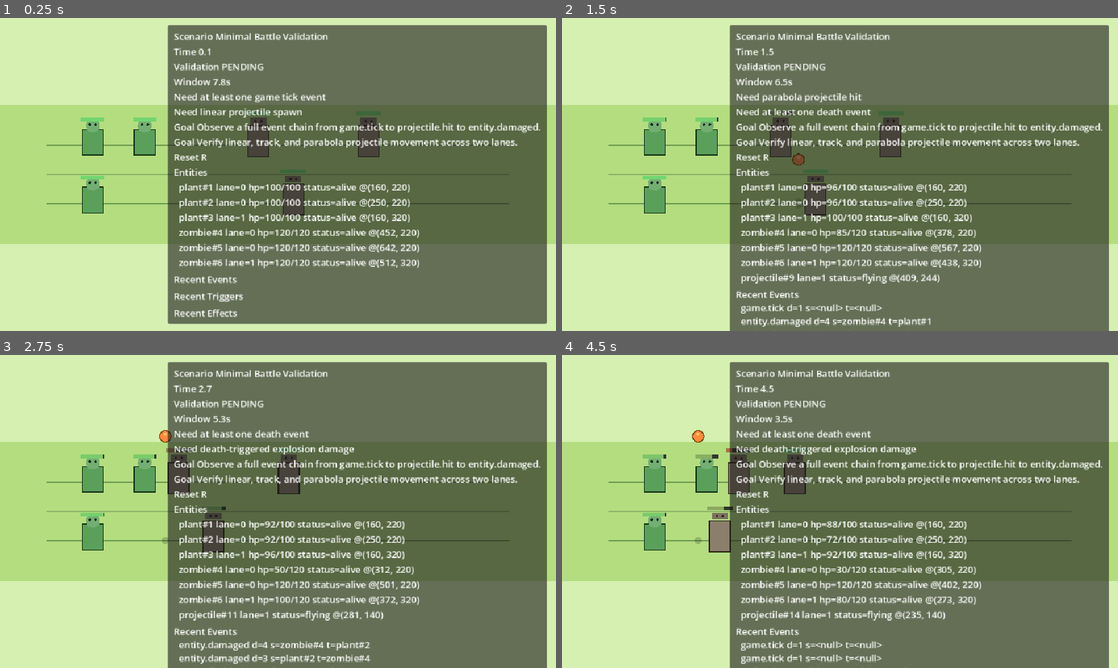
Above: before the commit, frames 1-4 (two rows, left to right).
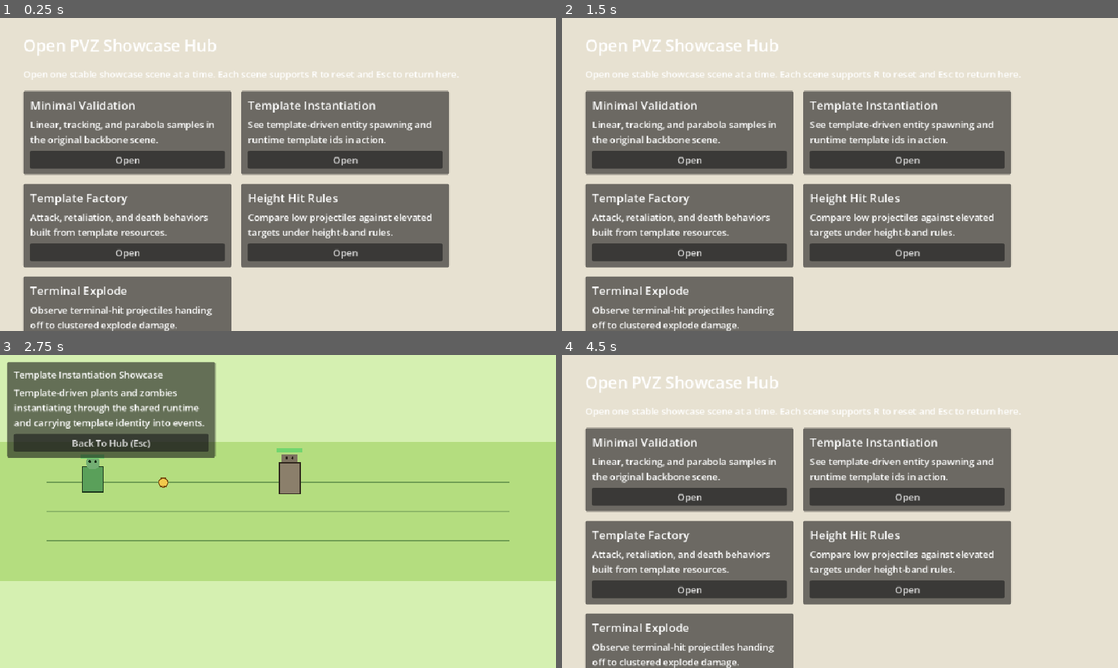
Above: after the commit, the same moments.

Repository: Abgetrennter/open_pvz
Game: Godot game, scene res://scenes/main/main.tscn
The game is run twice, just before and just after one commit, with the same random seed, the same clock (stepped at 60 frames per second) and the same inputs. Before the commit the project starts from res://scenes/validation/minimal_battle_validation.tscn.
Inputs (mouse positions are in pixels of both pictures, inside the frame that each line leads up to):
- Up to frame 1 (0.25 s): no input
- Up to frame 2 (1.5 s): click (689, 158) at 0.5 s, where only the run after the commit has a clickable "Open"; click (673, 105) at 1.25 s, where only the run after the commit has a clickable "Back To Hub (Esc)"
- Up to frame 3 (2.75 s): click (344, 495) at 2 s, where only the run after the commit has a clickable "Open"
- Up to frame 4 (4.5 s): click (673, 442) at 2.75 s, where only the run after the commit has a clickable "Back To Hub (Esc)"; click (689, 589) at 3.5 s, where only the run after the commit has a clickable "Open"; click (673, 458) at 4.25 s, where only the run after the commit has a clickable "Back To Hub (Esc)"

The runs differ from the first frame. In frame 1, 95% of the frame differs, in the area x 0-100%, y 0-100%; in frame 2, 95%; in frame 3, 75%; in frame 4, 95%.

Commit message:
Add showcase hub and entry scenes

Diff:
--- a/project.godot
+++ b/project.godot
@@ -11,7 +11,7 @@
 [application]
 
 config/name="Open PVZ"
-run/main_scene="res://scenes/validation/minimal_battle_validation.tscn"
+run/main_scene="res://scenes/main/main.tscn"
 config/features=PackedStringArray("4.6", "Mobile")
 config/icon="res://icon.svg"
 
--- a/scenes/main/main.tscn
+++ b/scenes/main/main.tscn
@@ -1,6 +1,12 @@
 [gd_scene load_steps=2 format=3]
 
-[ext_resource type="Script" path="res://scripts/battle/battle_manager.gd" id="1_battle"]
+[ext_resource type="Script" path="res://scripts/main/showcase_hub.gd" id="1_hub"]
 
-[node name="Main" type="Node2D"]
-script = ExtResource("1_battle")
+[node name="Main" type="Control"]
+layout_mode = 3
+anchors_preset = 15
+anchor_right = 1.0
+anchor_bottom = 1.0
+grow_horizontal = 2
+grow_vertical = 2
+script = ExtResource("1_hub")
--- /dev/null
+++ b/scenes/showcase/height_hit_showcase.tscn
@@ -0,0 +1,13 @@
+[gd_scene load_steps=3 format=3]
+
+[ext_resource type="Script" path="res://scripts/main/showcase_scene.gd" id="1_battle"]
+[ext_resource type="Resource" path="res://scenes/validation/height_hit_validation.tres" id="2_scenario"]
+
+[node name="HeightHitShowcase" type="Node2D"]
+script = ExtResource("1_battle")
+scenario = ExtResource("2_scenario")
+allow_restart_input = true
+enable_runtime_snapshot_logging = false
+show_debug_overlay = false
+showcase_title = "Height Hit Showcase"
+showcase_summary = "Low projectiles fail against elevated targets while elevated projectiles can resolve the same hit under shared height rules."
--- /dev/null
+++ b/scenes/showcase/minimal_validation_showcase.tscn
@@ -0,0 +1,13 @@
+[gd_scene load_steps=3 format=3]
+
+[ext_resource type="Script" path="res://scripts/main/showcase_scene.gd" id="1_battle"]
+[ext_resource type="Resource" path="res://scenes/validation/minimal_battle_validation.tres" id="2_scenario"]
+
+[node name="MinimalValidationShowcase" type="Node2D"]
+script = ExtResource("1_battle")
+scenario = ExtResource("2_scenario")
+allow_restart_input = true
+enable_runtime_snapshot_logging = false
+show_debug_overlay = false
+showcase_title = "Minimal Validation Showcase"
+showcase_summary = "Original backbone scene showing linear, tracking, and parabola projectiles across two lanes."
--- /dev/null
+++ b/scenes/showcase/template_factory_showcase.tscn
@@ -0,0 +1,13 @@
+[gd_scene load_steps=3 format=3]
+
+[ext_resource type="Script" path="res://scripts/main/showcase_scene.gd" id="1_battle"]
+[ext_resource type="Resource" path="res://scenes/validation/template_factory_validation.tres" id="2_scenario"]
+
+[node name="TemplateFactoryShowcase" type="Node2D"]
+script = ExtResource("1_battle")
+scenario = ExtResource("2_scenario")
+allow_restart_input = true
+enable_runtime_snapshot_logging = false
+show_debug_overlay = false
+showcase_title = "Template Factory Showcase"
+showcase_summary = "Attack, retaliation, and death explode behaviors generated from template resources rather than BattleManager branches."
--- /dev/null
+++ b/scenes/showcase/template_instantiation_showcase.tscn
@@ -0,0 +1,13 @@
+[gd_scene load_steps=3 format=3]
+
+[ext_resource type="Script" path="res://scripts/main/showcase_scene.gd" id="1_battle"]
+[ext_resource type="Resource" path="res://scenes/validation/template_instantiation_validation.tres" id="2_scenario"]
+
+[node name="TemplateInstantiationShowcase" type="Node2D"]
+script = ExtResource("1_battle")
+scenario = ExtResource("2_scenario")
+allow_restart_input = true
+enable_runtime_snapshot_logging = false
+show_debug_overlay = false
+showcase_title = "Template Instantiation Showcase"
+showcase_summary = "Template-driven plants and zombies instantiating through the shared runtime and carrying template identity into events."
--- /dev/null
+++ b/scenes/showcase/terminal_explode_showcase.tscn
@@ -0,0 +1,13 @@
+[gd_scene load_steps=3 format=3]
+
+[ext_resource type="Script" path="res://scripts/main/showcase_scene.gd" id="1_battle"]
+[ext_resource type="Resource" path="res://scenes/validation/terminal_explode_validation.tres" id="2_scenario"]
+
+[node name="TerminalExplodeShowcase" type="Node2D"]
+script = ExtResource("1_battle")
+scenario = ExtResource("2_scenario")
+allow_restart_input = true
+enable_runtime_snapshot_logging = false
+show_debug_overlay = false
+showcase_title = "Terminal Explode Showcase"
+showcase_summary = "Parabola projectiles complete their flight, emit projectile.hit, and then hand off to explode damage on clustered targets."
--- /dev/null
+++ b/scripts/main/showcase_hub.gd
@@ -0,0 +1,122 @@
+extends Control
+class_name ShowcaseHub
+
+const SHOWCASES := [
+	{
+		"title": "Minimal Validation",
+		"summary": "Linear, tracking, and parabola samples in the original backbone scene.",
+		"scene": "res://scenes/showcase/minimal_validation_showcase.tscn",
+	},
+	{
+		"title": "Template Instantiation",
+		"summary": "See template-driven entity spawning and runtime template ids in action.",
+		"scene": "res://scenes/showcase/template_instantiation_showcase.tscn",
+	},
+	{
+		"title": "Template Factory",
+		"summary": "Attack, retaliation, and death behaviors built from template resources.",
+		"scene": "res://scenes/showcase/template_factory_showcase.tscn",
+	},
+	{
+		"title": "Height Hit Rules",
+		"summary": "Compare low projectiles against elevated targets under height-band rules.",
+		"scene": "res://scenes/showcase/height_hit_showcase.tscn",
+	},
+	{
+		"title": "Terminal Explode",
+		"summary": "Observe terminal-hit projectiles handing off to clustered explode damage.",
+		"scene": "res://scenes/showcase/terminal_explode_showcase.tscn",
+	},
+]
+
+
+func _ready() -> void:
+	_build_ui()
+
+
+func _build_ui() -> void:
+	var background := ColorRect.new()
+	background.anchor_right = 1.0
+	background.anchor_bottom = 1.0
+	background.color = Color("e7e1d1")
+	add_child(background)
+
+	var shell := MarginContainer.new()
+	shell.anchor_right = 1.0
+	shell.anchor_bottom = 1.0
+	shell.add_theme_constant_override("margin_left", 40)
+	shell.add_theme_constant_override("margin_top", 28)
+	shell.add_theme_constant_override("margin_right", 40)
+	shell.add_theme_constant_override("margin_bottom", 28)
+	add_child(shell)
+
+	var layout := VBoxContainer.new()
+	layout.add_theme_constant_override("separation", 18)
+	shell.add_child(layout)
+
+	var title := Label.new()
+	title.text = "Open PVZ Showcase Hub"
+	title.add_theme_font_size_override("font_size", 28)
+	layout.add_child(title)
+
+	var subtitle := Label.new()
+	subtitle.text = "Open one stable showcase scene at a time. Each scene supports R to reset and Esc to return here."
+	subtitle.autowrap_mode = TextServer.AUTOWRAP_WORD_SMART
+	layout.add_child(subtitle)
+
+	var cards := GridContainer.new()
+	cards.columns = 2
+	cards.add_theme_constant_override("h_separation", 16)
+	cards.add_theme_constant_override("v_separation", 16)
+	layout.add_child(cards)
+
+	for item in SHOWCASES:
+		cards.add_child(_build_showcase_card(item))
+
+	var footer := HBoxContainer.new()
+	footer.add_theme_constant_override("separation", 12)
+	layout.add_child(footer)
+
+	var quit_button := Button.new()
+	quit_button.text = "Quit"
+	quit_button.pressed.connect(func(): get_tree().quit())
+	footer.add_child(quit_button)
+
+
+func _build_showcase_card(item: Dictionary) -> Control:
+	var panel := PanelContainer.new()
+	panel.custom_minimum_size = Vector2(360.0, 140.0)
+
+	var margin := MarginContainer.new()
+	margin.add_theme_constant_override("margin_left", 12)
+	margin.add_theme_constant_override("margin_top", 10)
+	margin.add_theme_constant_override("margin_right", 12)
+	margin.add_theme_constant_override("margin_bottom", 10)
+	panel.add_child(margin)
+
+	var layout := VBoxContainer.new()
+	layout.add_theme_constant_override("separation", 8)
+	margin.add_child(layout)
+
+	var title := Label.new()
+	title.text = String(item.get("title", "Showcase"))
+	title.add_theme_font_size_override("font_size", 20)
+	layout.add_child(title)
+
+	var summary := Label.new()
+	summary.text = String(item.get("summary", ""))
+	summary.autowrap_mode = TextServer.AUTOWRAP_WORD_SMART
+	layout.add_child(summary)
+
+	var open_button := Button.new()
+	open_button.text = "Open"
+	open_button.pressed.connect(func(): _open_showcase(String(item.get("scene", ""))))
+	layout.add_child(open_button)
+
+	return panel
+
+
+func _open_showcase(scene_path: String) -> void:
+	if scene_path.is_empty():
+		return
+	get_tree().change_scene_to_file(scene_path)
--- /dev/null
+++ b/scripts/main/showcase_scene.gd
@@ -0,0 +1,64 @@
+extends "res://scripts/battle/battle_manager.gd"
+class_name ShowcaseScene
+
+@export var showcase_title := "Showcase"
+@export_multiline var showcase_summary := ""
+
+var _ui_layer: CanvasLayer = null
+var _title_label: Label = null
+var _summary_label: Label = null
+var _back_button: Button = null
+
+
+func _ready() -> void:
+	super()
+	_build_ui()
+
+
+func _unhandled_input(event: InputEvent) -> void:
+	super(event)
+	if not (event is InputEventKey):
+		return
+	var key_event := event as InputEventKey
+	if key_event.pressed and not key_event.echo and key_event.keycode == KEY_ESCAPE:
+		_return_to_main_menu()
+
+
+func _build_ui() -> void:
+	_ui_layer = CanvasLayer.new()
+	_ui_layer.layer = 20
+	add_child(_ui_layer)
+
+	var panel := PanelContainer.new()
+	panel.position = Vector2(12.0, 12.0)
+	panel.size = Vector2(360.0, 120.0)
+	_ui_layer.add_child(panel)
+
+	var margin := MarginContainer.new()
+	margin.add_theme_constant_override("margin_left", 12)
+	margin.add_theme_constant_override("margin_top", 10)
+	margin.add_theme_constant_override("margin_right", 12)
+	margin.add_theme_constant_override("margin_bottom", 10)
+	panel.add_child(margin)
+
+	var layout := VBoxContainer.new()
+	layout.add_theme_constant_override("separation", 8)
+	margin.add_child(layout)
+
+	_title_label = Label.new()
+	_title_label.text = showcase_title
+	layout.add_child(_title_label)
+
+	_summary_label = Label.new()
+	_summary_label.autowrap_mode = TextServer.AUTOWRAP_WORD_SMART
+	_summary_label.text = showcase_summary
+	layout.add_child(_summary_label)
+
+	_back_button = Button.new()
+	_back_button.text = "Back To Hub (Esc)"
+	_back_button.pressed.connect(_return_to_main_menu)
+	layout.add_child(_back_button)
+
+
+func _return_to_main_menu() -> void:
+	get_tree().change_scene_to_file(SceneRegistry.MAIN_SCENE)
Not shown, added: scenes/showcase/README.md
